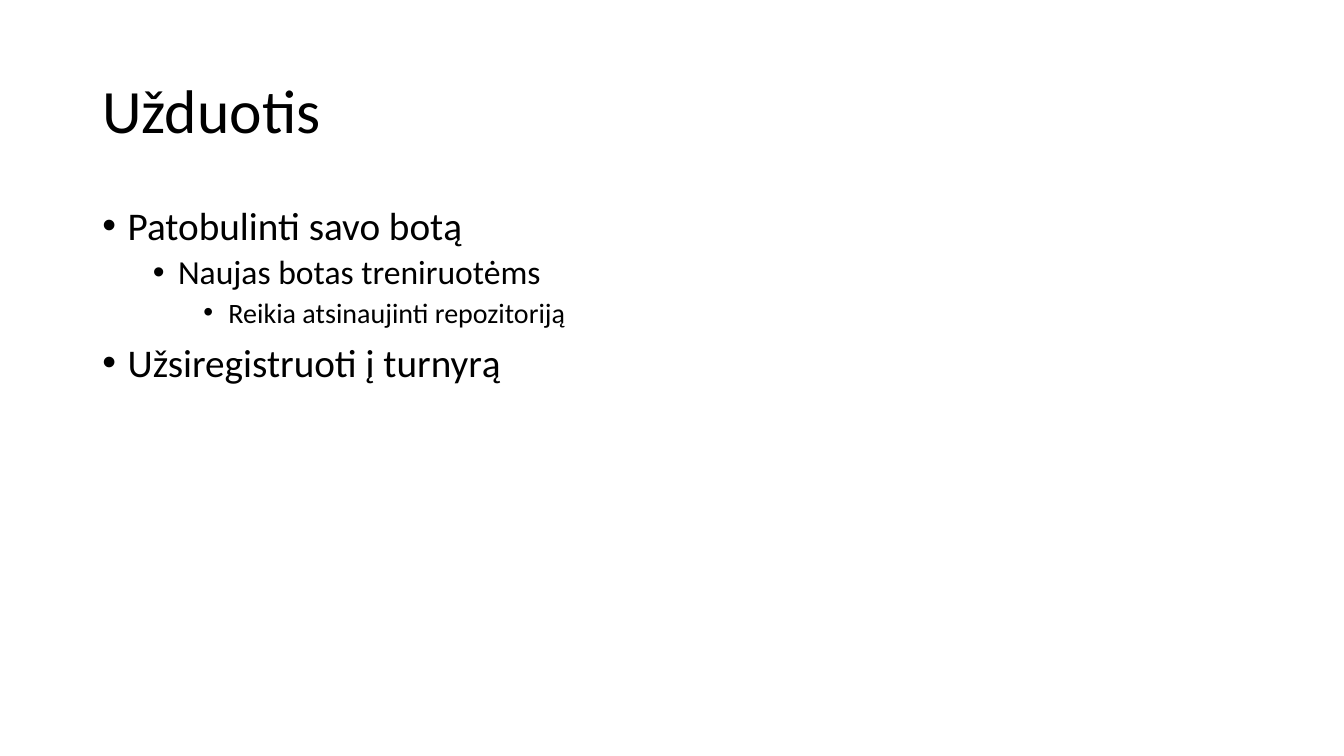
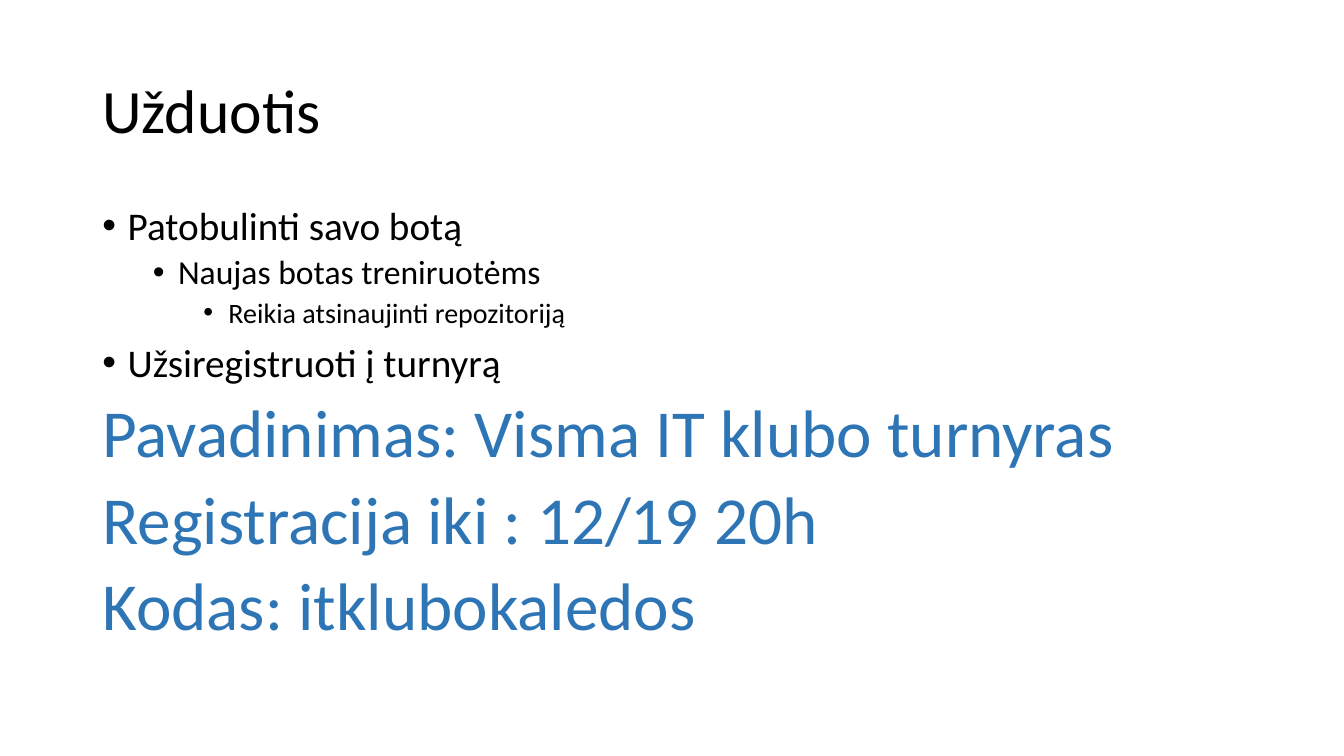
Before and after one commit to susnyrut/Pamokos, a slide deck: slide 19 of 10_pamoka_12_13/10pamoka.pptx. Drawn at 1344x756 pixels with LibreOffice and Linux fonts; fonts in the diff are those of the drawing. Boxes give left, top, right and bottom in pixels: in the first picture for what was removed or moved away, otherwise in the second. Text is boxed around its words. In the diff, an @@ line names an element or a change of style, - is before the commit and + after.

```diff
--- a/10_pamoka_12_13/10pamoka.pptx
+++ b/10_pamoka_12_13/10pamoka.pptx
@@ text at <box>102,410,1113,631</box>: paragraphs added @@
+Pavadinimas: Visma IT klubo turnyras
+Registracija iki : 12/19 20h
+Kodas: itklubokaledos
```
Also in this commit, not shown: 1 other file.
